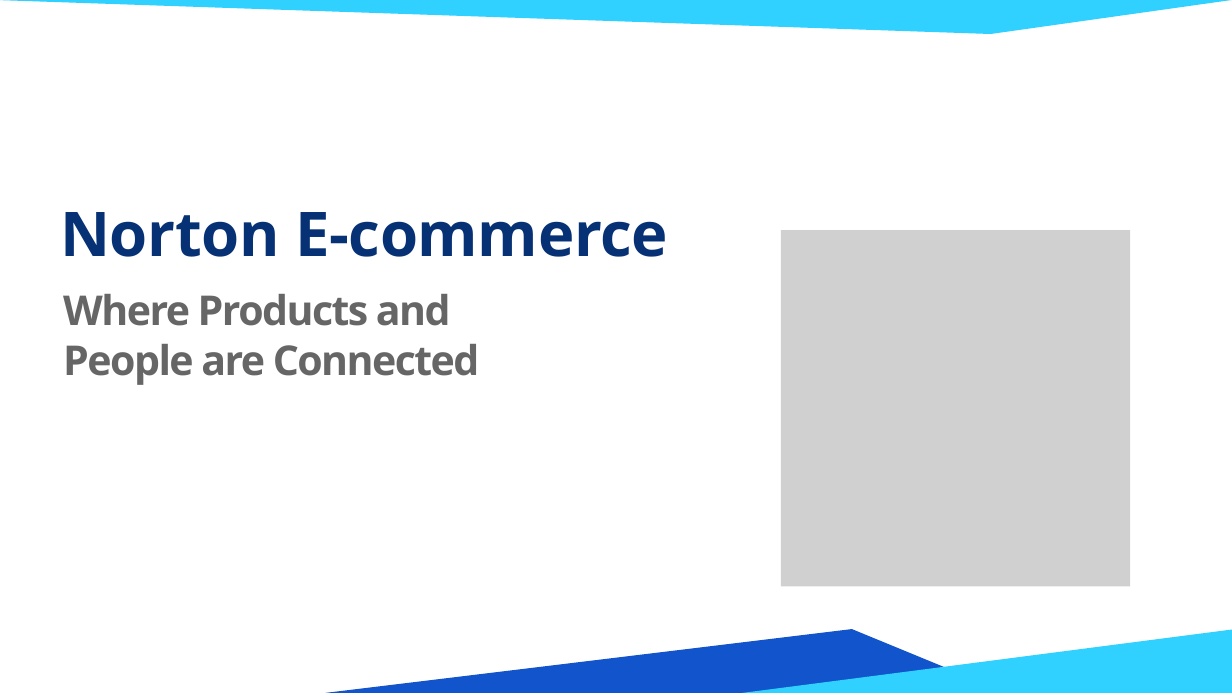
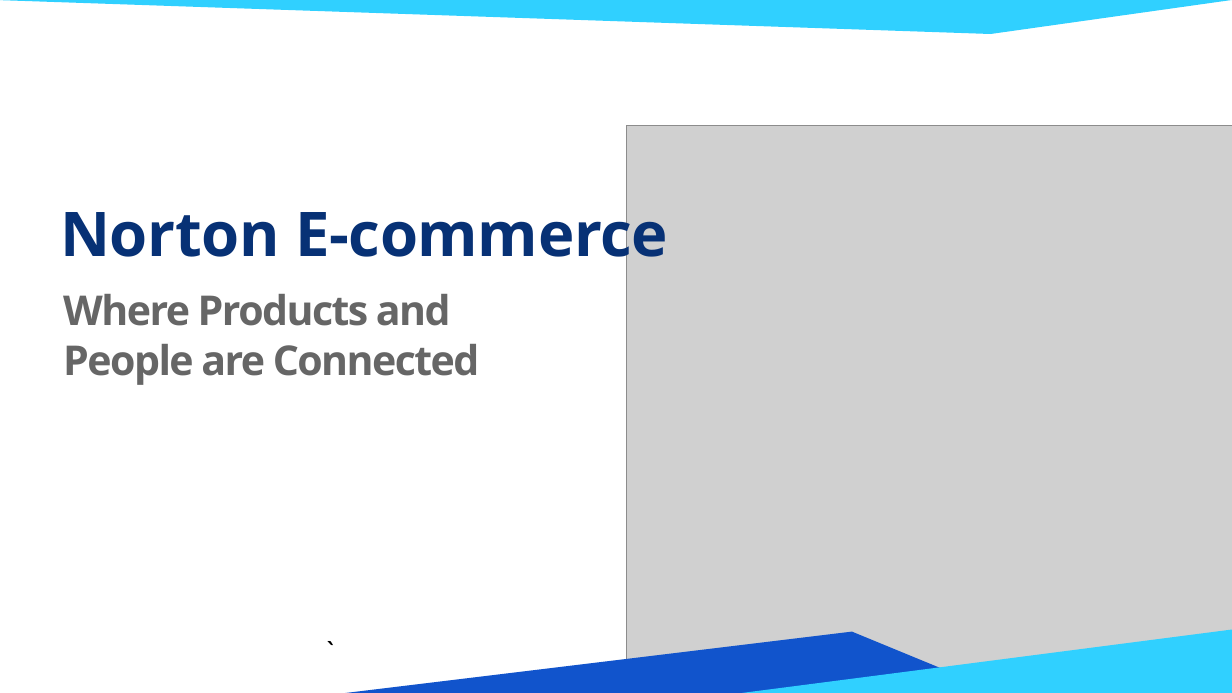
Before and after one commit to HenryHeng91/NU-Fast-Buy-and-Sell-APP, a slide deck: slide 1 of Documentation/NU E-Commerce Slide.pptx. Drawn at 1232x693 pixels with LibreOffice and Linux fonts; fonts in the diff are those of the drawing; grey boxes stand for pictures; background and template pictures are left out. Boxes give left, top, right and bottom in pixels: in the first picture for what was removed or moved away, otherwise in the second. Text is boxed around its words. In the diff, an @@ line names an element or a change of style, - is before the commit and + after.

```diff
--- a/Documentation/NU E-Commerce Slide.pptx
+++ b/Documentation/NU E-Commerce Slide.pptx
@@ picture added at [626, 126, 1232, 675] @@
@@ picture removed at [781, 230, 1130, 586] @@
@@ freeform shape removed at [325, 630, 1007, 693] @@
@@ freeform shape added at [325, 632, 1007, 693], fill #1154CC, 18 pt, text #000000 @@
+`
@@ freeform shape removed at [742, 630, 1232, 693] @@
@@ freeform shape added at [742, 630, 1232, 693], fill #30D0FF @@
```
Also in this commit, not shown: 3 other slides changed, 5 other files.
